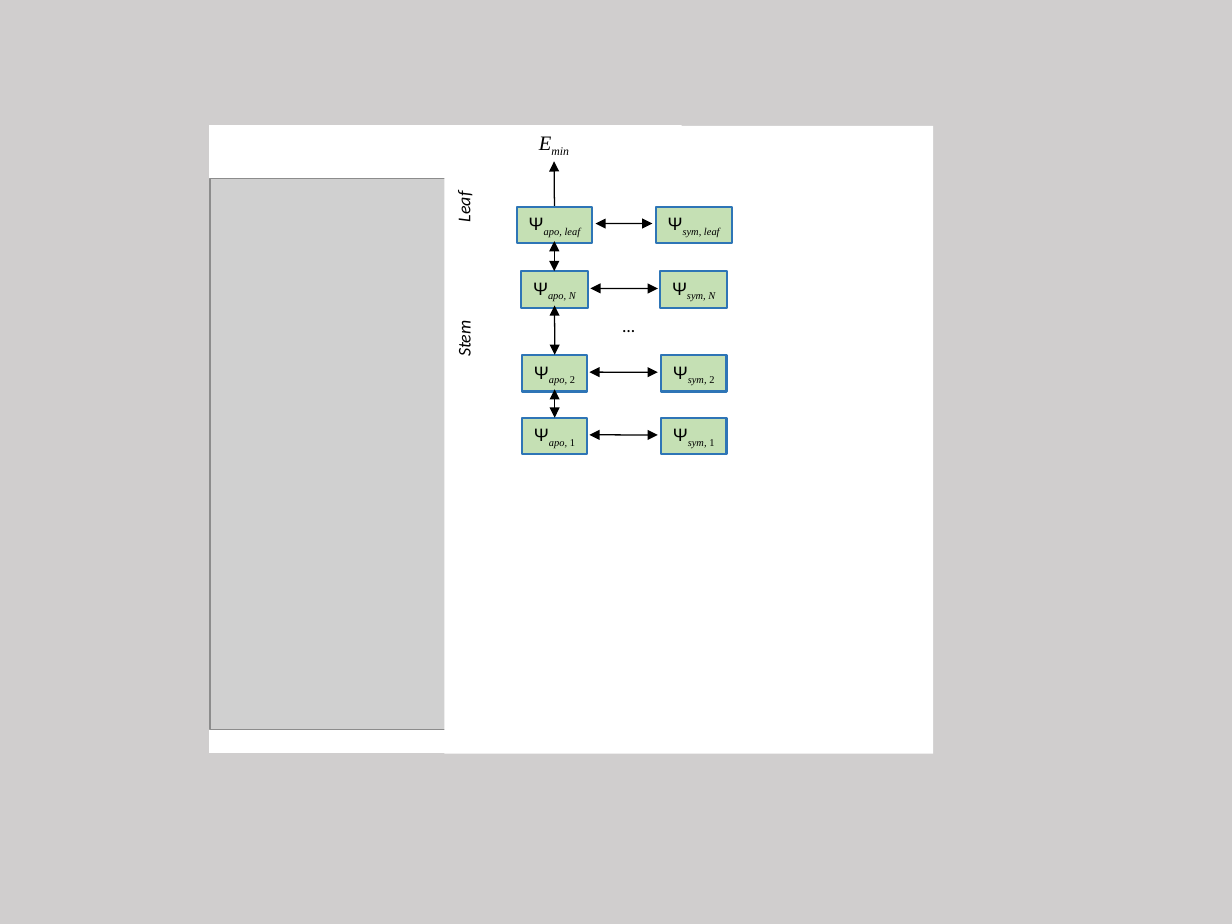
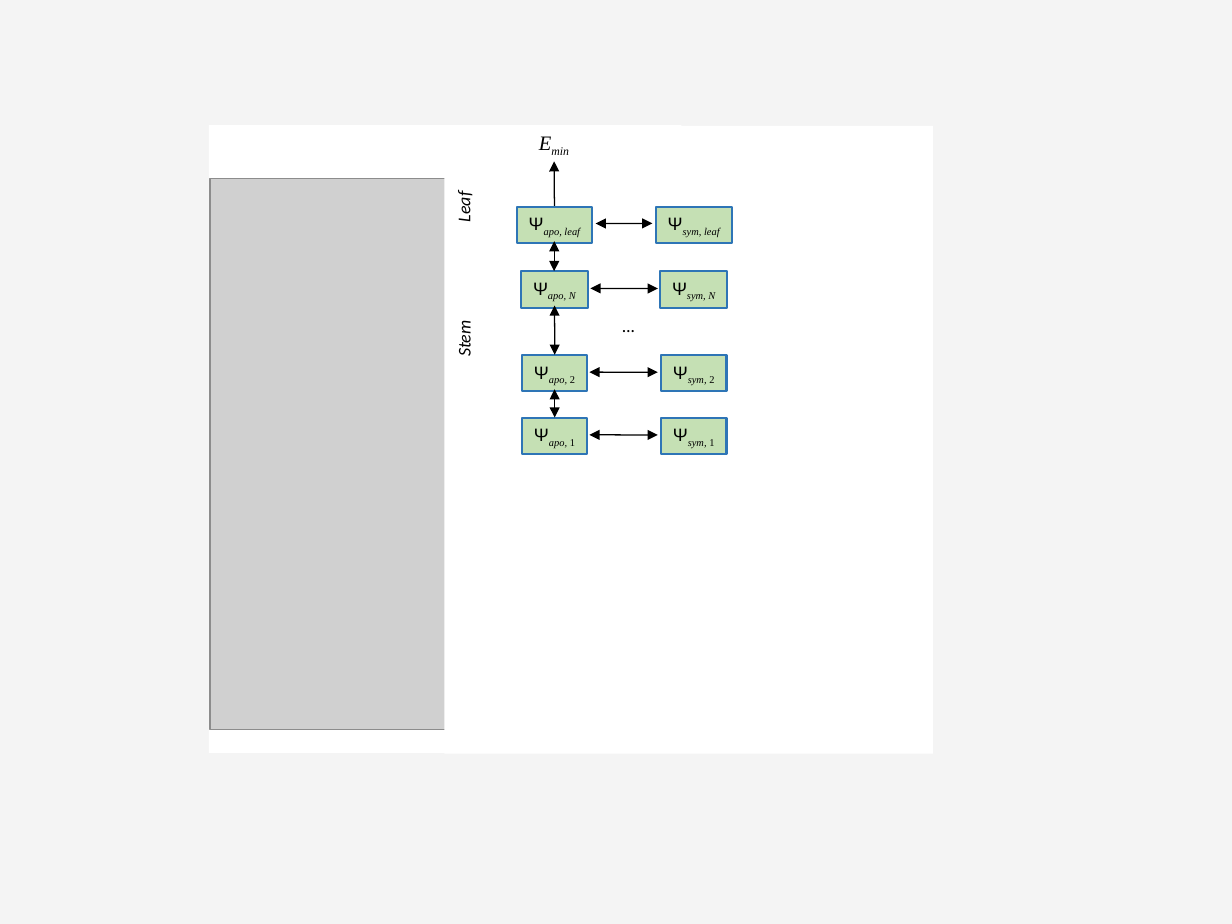
Before and after one commit to emf-creaf/medfatebook, a slide deck: slide 7 of Hydraulics.pptx. Drawn at 1232x924 pixels with LibreOffice and Linux fonts; fonts in the diff are those of the drawing; grey boxes stand for pictures. Boxes give left, top, right and bottom in pixels: in the first picture for what was removed or moved away, otherwise in the second. Text is boxed around its words. In the diff, an @@ line names an element or a change of style, - is before the commit and + after.

```diff
--- a/Hydraulics.pptx
+++ b/Hydraulics.pptx
@@ background #D0CECE to #F4F4F4 @@
```
Also in this commit, not shown: 6 other slides changed, 11 other files.
